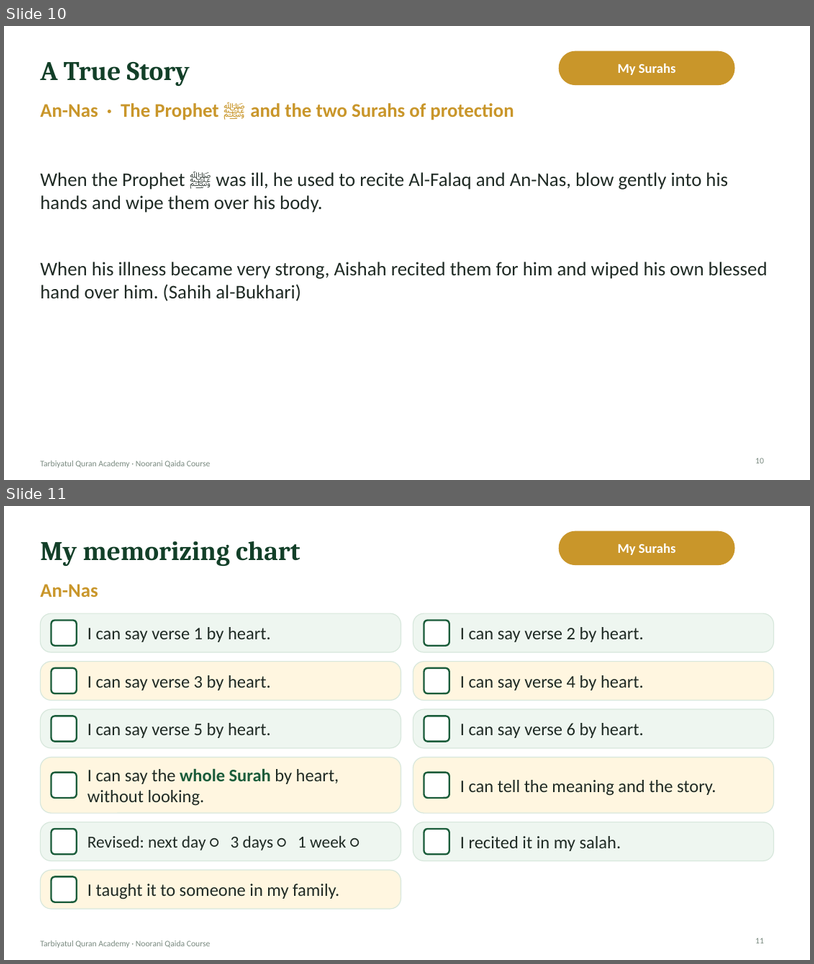
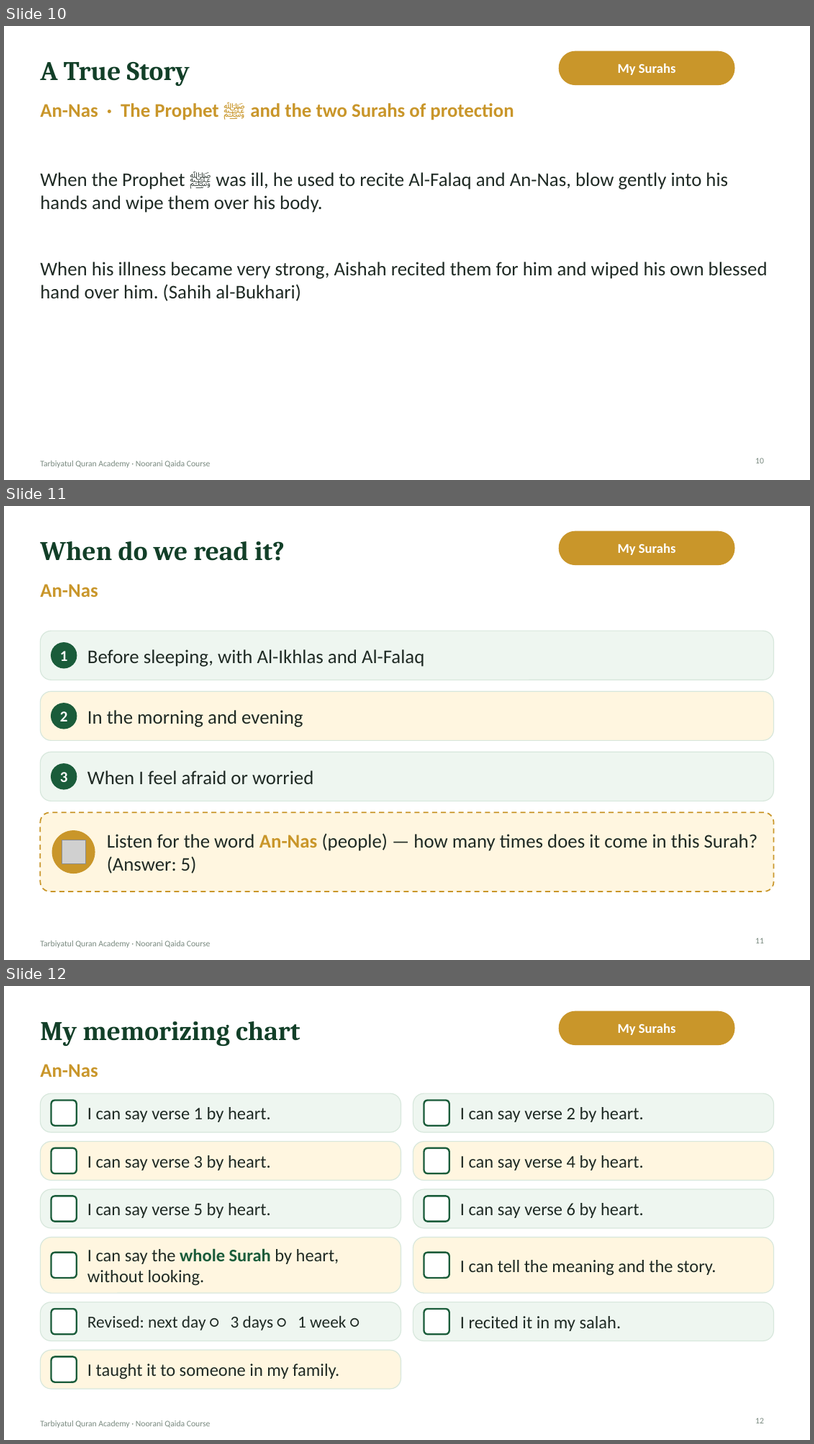
Before and after one commit to ibnhosain/TQA-Management-System, a slide deck: backend/core/deck_seed/noorani-qaida-lecture-08.pptx. Shown one above the other, each under a label of ours: slides 10 and 11 before the commit, slides 10, 11 and 12 after it. The pictures are 814x964 and 814x1444 pixels, drawn with LibreOffice and Linux fonts; fonts in the diff are those of the drawing; grey boxes stand for pictures; background and template pictures are left out. Boxes give left, top, right and bottom in pixels: in the first picture for what was removed or moved away, otherwise in the second. Text is boxed around its words. In the diff, an @@ line names an element or a change of style, - is before the commit and + after.

```diff
--- a/backend/core/deck_seed/noorani-qaida-lecture-08.pptx
+++ b/backend/core/deck_seed/noorani-qaida-lecture-08.pptx
@@ slide 11 added at box(4, 506, 810, 960), background #FFFFFF; not listed: 1 template element that a slide beside it also shows @@
@@ title added at box(40, 541, 285, 561), 32 pt, text #123F28, bold @@
+When do we read it?
@@ rounded rectangle added at box(559, 531, 735, 565), fill #C9962A, outline #C9962A 1 pt @@
@@ text added at box(618, 543, 676, 555), 16 pt, text #FFFFFF, bold @@
+My Surahs
@@ text added at box(40, 584, 98, 597), 23 pt, text #C9962A, bold @@
+An-Nas
@@ rounded rectangle added at box(40, 631, 774, 680), fill #EEF6F0, outline #D7E7DC 1 pt @@
@@ ellipse added at box(52, 643, 77, 668), fill #1A5C3A, outline #1A5C3A 1 pt @@
@@ text added at box(60, 651, 68, 661), 18 pt, text #FFFFFF, bold @@
+1
@@ text added at box(88, 649, 424, 667), 23 pt, text #1F2A24 @@
+Before sleeping, with Al-Ikhlas and Al-Falaq
@@ rounded rectangle added at box(40, 691, 774, 740), fill #FFF6E0, outline #D7E7DC 1 pt @@
@@ ellipse added at box(52, 703, 77, 728), fill #1A5C3A, outline #1A5C3A 1 pt @@
@@ text added at box(60, 711, 68, 721), 18 pt, text #FFFFFF, bold @@
+2
@@ text added at box(88, 710, 303, 727), 23 pt, text #1F2A24 @@
+In the morning and evening
@@ rounded rectangle added at box(40, 752, 774, 800), fill #EEF6F0, outline #D7E7DC 1 pt @@
@@ ellipse added at box(52, 764, 77, 789), fill #1A5C3A, outline #1A5C3A 1 pt @@
@@ text added at box(60, 772, 68, 782), 18 pt, text #FFFFFF, bold @@
+3
@@ text added at box(88, 770, 314, 784), 23 pt, text #1F2A24 @@
+When I feel afraid or worried
@@ rounded rectangle added at box(40, 812, 774, 890), fill #FFF6E0, outline #C9962A 1.5 pt dashed @@
@@ ellipse added at box(52, 831, 95, 873), fill #C9962A, outline #C9962A 1 pt @@
@@ picture added at box(62, 840, 85, 864) @@
@@ text added at box(107, 833, 759, 873), 23 pt, text #1F2A24 @@
+Listen for the word An-Nas (people) — how many times does it come in this Surah? (Answer: 5)
@@ page number added at box(756, 937, 764, 943), 10 pt, text #7A8A80 @@
+11
@@ what was slide 11 is now slide 12 @@
```
Also in this commit, not shown: 1 other slide added, 43 other files.
